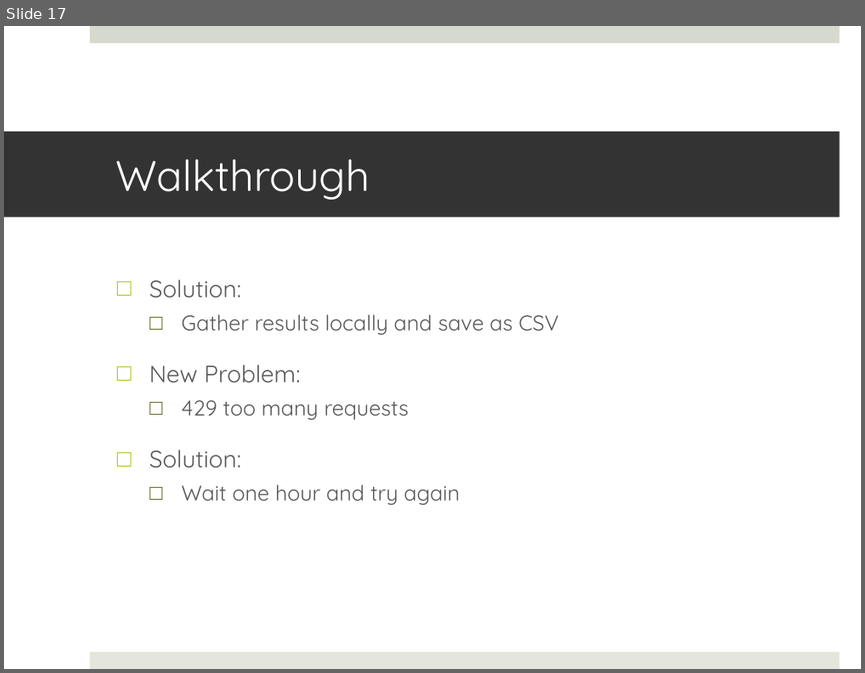
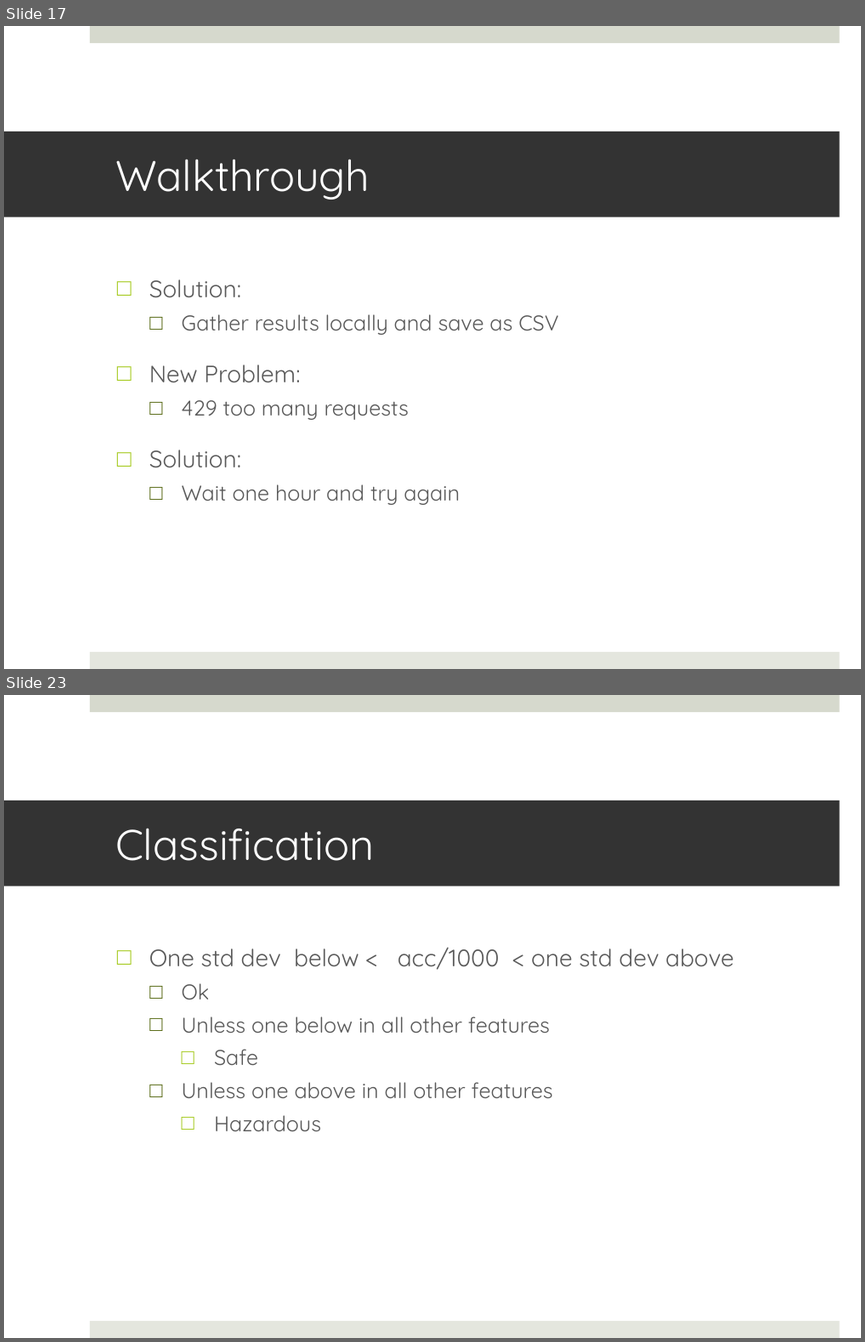
Before and after one commit to JKasakyan/BDM-Final-Project, a slide deck: Documents/Kasakyan_James_Proposal_Final_Presentation.pptx. Shown one above the other, each under a label of ours: slide 17 before the commit, slides 17 and 23 after it; the slides between them are not shown. The pictures are 865x673 and 865x1342 pixels, drawn with LibreOffice and Linux fonts; fonts in the diff are those of the drawing. Boxes give left, top, right and bottom in pixels: in the first picture for what was removed or moved away, otherwise in the second. Text is boxed around its words. In the diff, an @@ line names an element or a change of style, - is before the commit and + after.

```diff
--- a/Documents/Kasakyan_James_Proposal_Final_Presentation.pptx
+++ b/Documents/Kasakyan_James_Proposal_Final_Presentation.pptx
@@ slide 23 added at <box>4,695,861,1338</box>, background #FFFFFF; not listed: 2 template elements that a slide beside it also shows @@
@@ title added at <box>4,800,840,886</box>, fill #333333, 36 pt, text #FFFFFF @@
+Classification
@@ text added at <box>149,947,734,1131</box>, 18 pt, text #595959 @@
+□ One std dev below < acc/1000 < one std dev above
+  □ Ok
+  □ Unless one below in all other features
+    □ Safe
+  □ Unless one above in all other features
+    □ Hazardous
```
Also in this commit, not shown: 2 slides changed, 7 other slides added, 1 slide removed.
